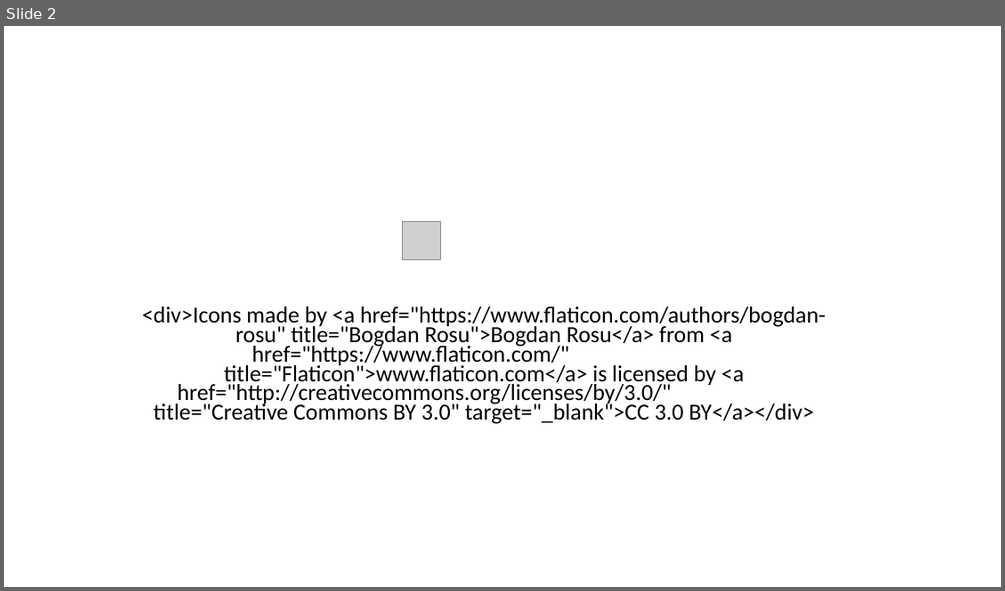
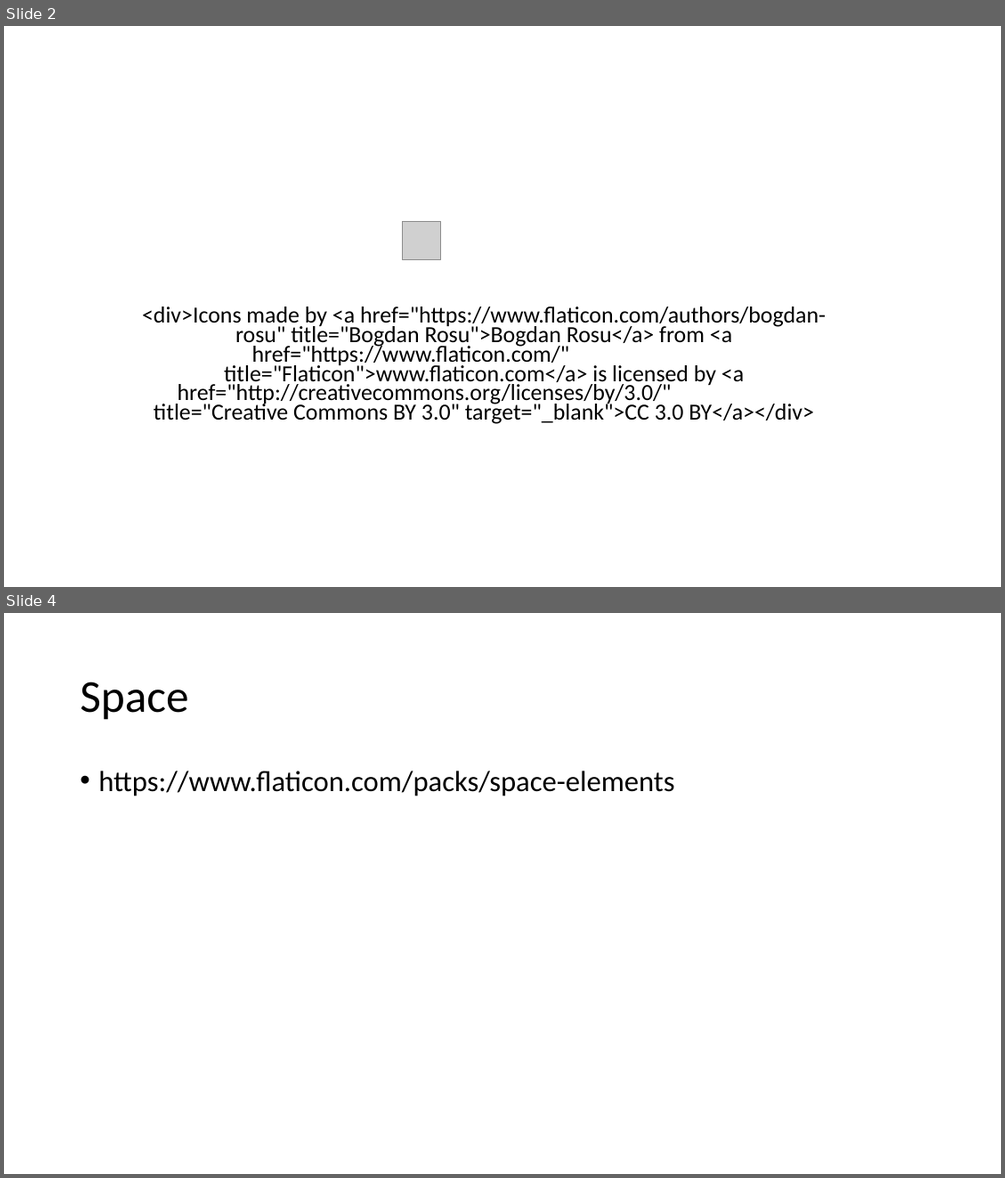
Before and after one commit to memmelma/bulletplus, a slide deck: icon_design_selection.pptx. Shown one above the other, each under a label of ours: slide 2 before the commit, slides 2 and 4 after it; the slides between them are not shown. The pictures are 1005x591 and 1005x1178 pixels, drawn with LibreOffice and Linux fonts; fonts in the diff are those of the drawing; grey boxes stand for pictures. Boxes give left, top, right and bottom in pixels: in the first picture for what was removed or moved away, otherwise in the second. Text is boxed around its words. In the diff, an @@ line names an element or a change of style, - is before the commit and + after.

```diff
--- a/icon_design_selection.pptx
+++ b/icon_design_selection.pptx
@@ slide 4 added at (4, 613, 1001, 1174), background #FFFFFF @@
@@ title added at (80, 682, 188, 720), 44 pt, text #000000 @@
+Space
@@ text added at (98, 771, 674, 796), 28 pt, text #000000 @@
+• https://www.flaticon.com/packs/space-elements
```
Also in this commit, not shown: 1 other slide added, 39 other files.
